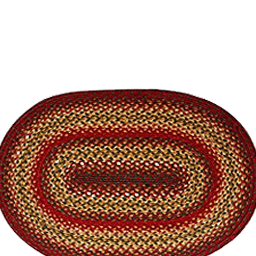
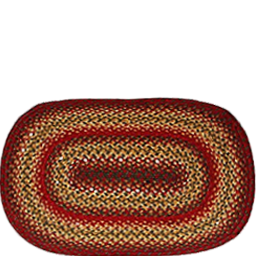
Layers edited between the first and the second 256 x 256 image:
hid "Layer 0", moved it above "Layer 1" over box(3, 102, 252, 253)
painted on "Layer 1" over box(0, 88, 256, 256)
